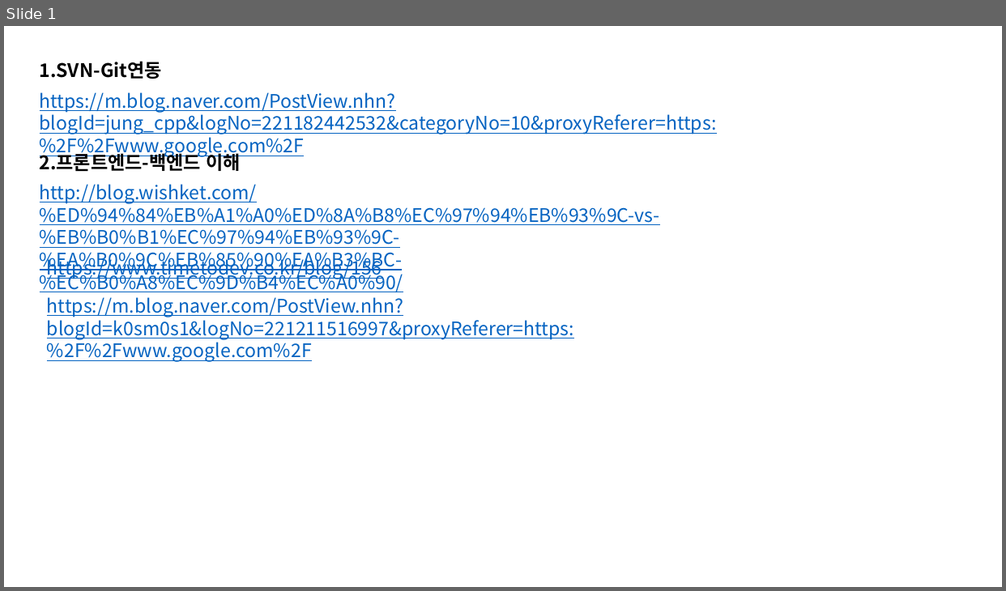
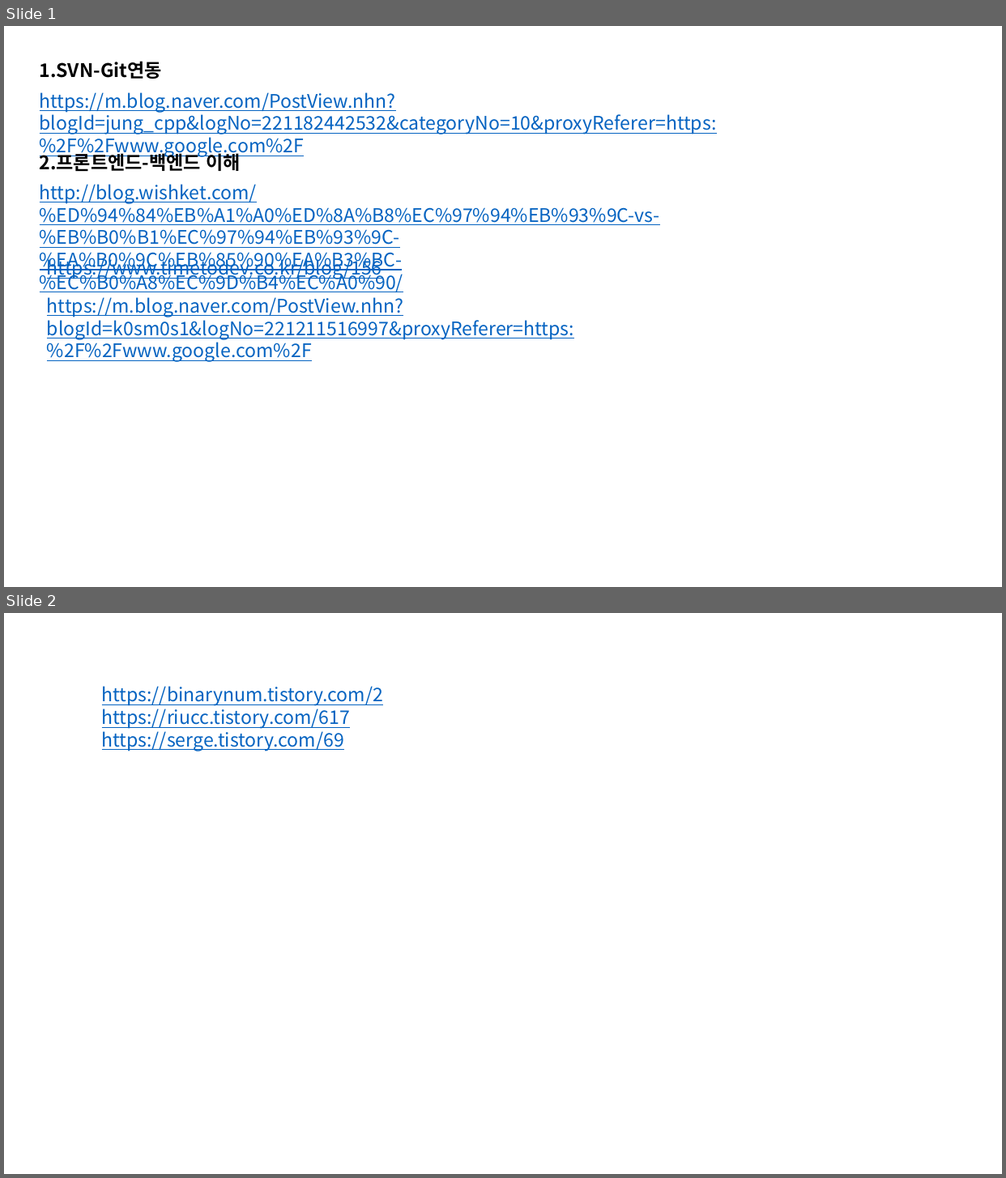
Before and after one commit to jaejae0015/SP_JIAE, a slide deck: studyPlanner.pptx. Shown one above the other, each under a label of ours: slide 1 before the commit, slides 1 and 2 after it. The pictures are 1006x591 and 1006x1178 pixels, drawn with LibreOffice and Linux fonts; fonts in the diff are those of the drawing. Boxes give left, top, right and bottom in pixels: in the first picture for what was removed or moved away, otherwise in the second. Text is boxed around its words. In the diff, an @@ line names an element or a change of style, - is before the commit and + after.

Commit message:
21.01.22

```diff
--- a/studyPlanner.pptx
+++ b/studyPlanner.pptx
@@ slide 2 added at (4,613,1002,1174), background #FFFFFF @@
@@ text added at (102,686,384,752), 18 pt, text #0563C1, underline @@
+https://binarynum.tistory.com/2
+https://riucc.tistory.com/617
+https://serge.tistory.com/69
```
